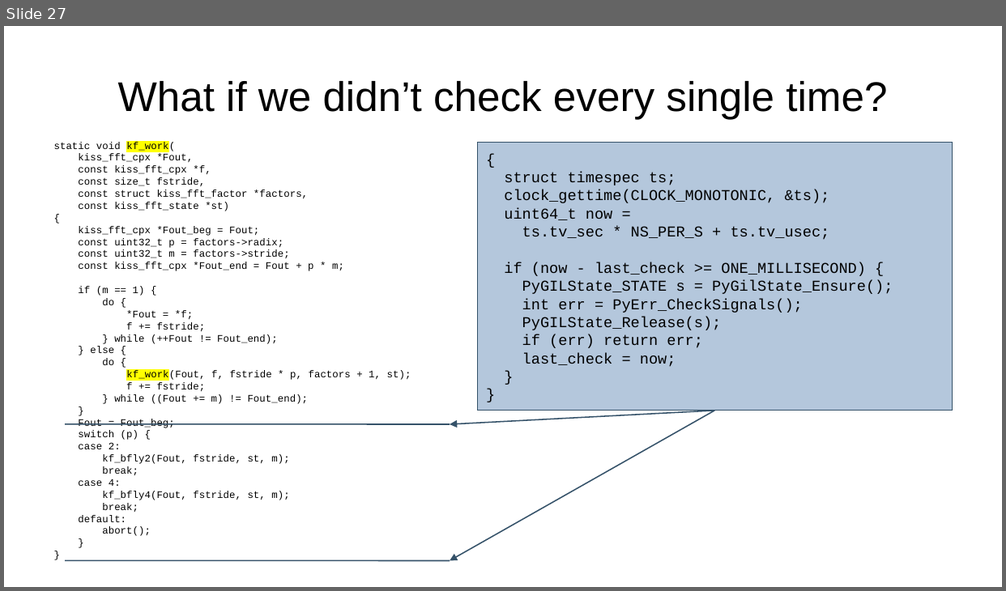
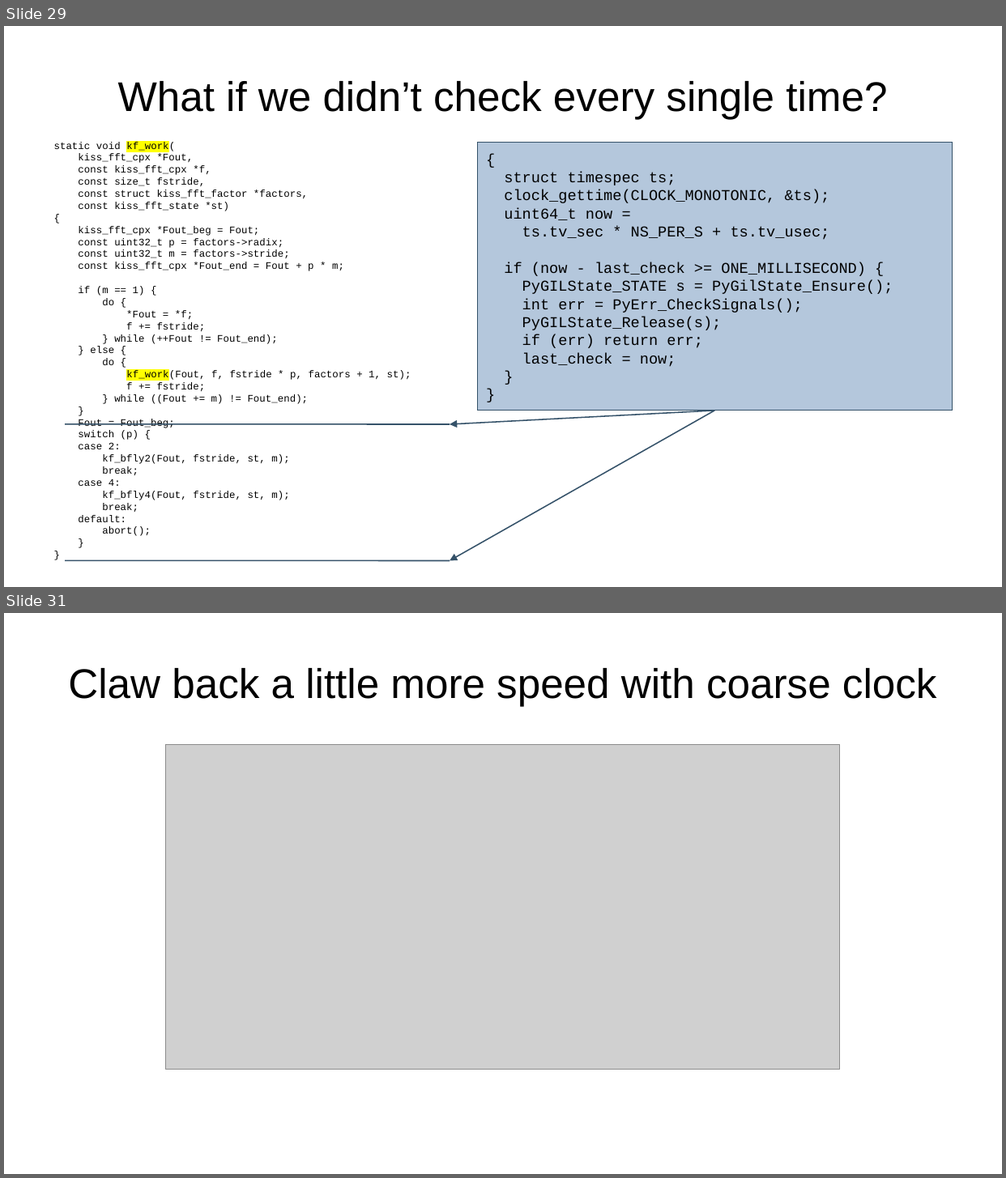
Before and after one commit to MillionConcepts/cpython-ext-ctrl-c, a slide deck: pycon-2025/intro-v2.odp. Shown one above the other, each under a label of ours: slide 27 before the commit, slides 29 and 31 after it; the slides between them are not shown. The pictures are 1006x591 and 1006x1178 pixels, drawn with LibreOffice and Linux fonts; fonts in the diff are those of the drawing; grey boxes stand for pictures. Boxes give left, top, right and bottom in pixels: in the first picture for what was removed or moved away, otherwise in the second. Text is boxed around its words. In the diff, an @@ line names an element or a change of style, - is before the commit and + after.

```diff
--- a/pycon-2025/intro-v2.odp
+++ b/pycon-2025/intro-v2.odp
@@ slide 31 added at <box>4,613,1002,1174</box>, background #FFFFFF @@
@@ title added at <box>68,668,937,707</box>, 33 pt, text #000000 @@
+Claw back a little more speed with coarse clock
@@ picture added at <box>166,744,841,1071</box> @@
@@ what was slide 27 is now slide 29 @@
```
Also in this commit, not shown: 4 slides changed, 2 other slides added, 17 other files.
